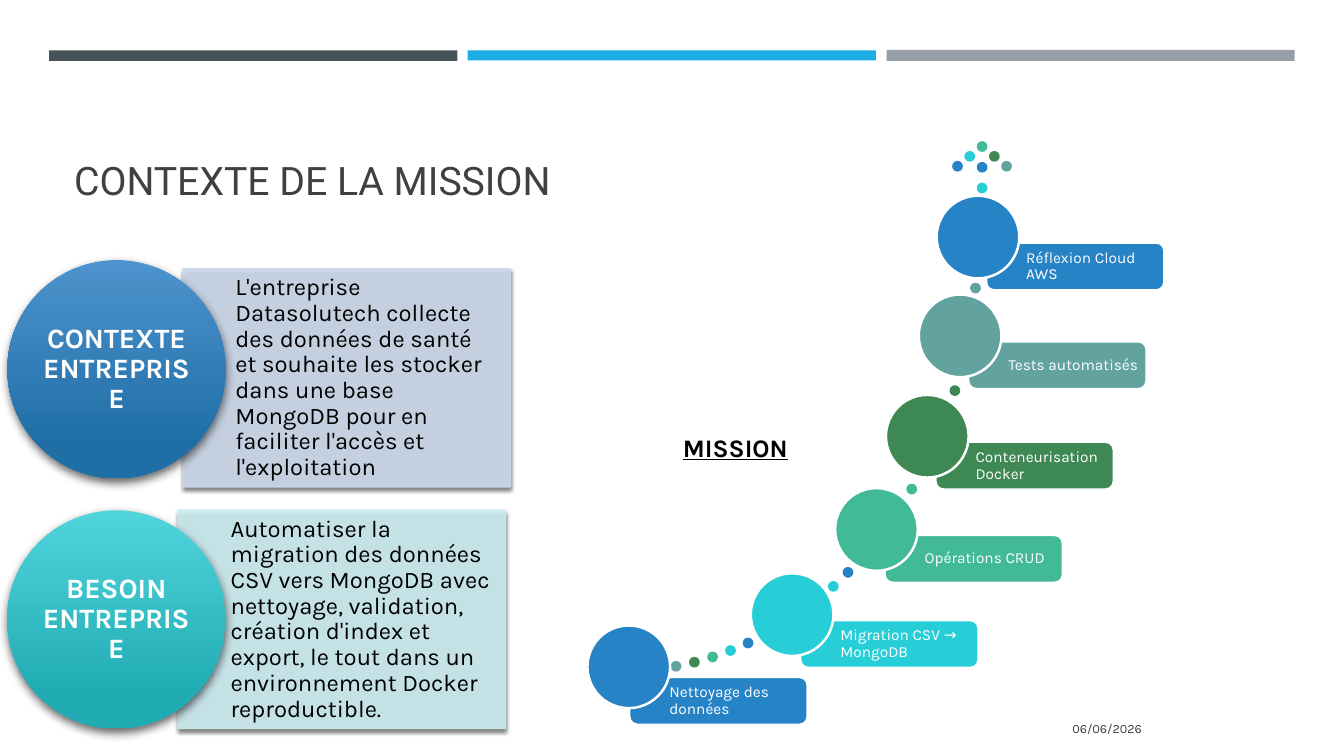
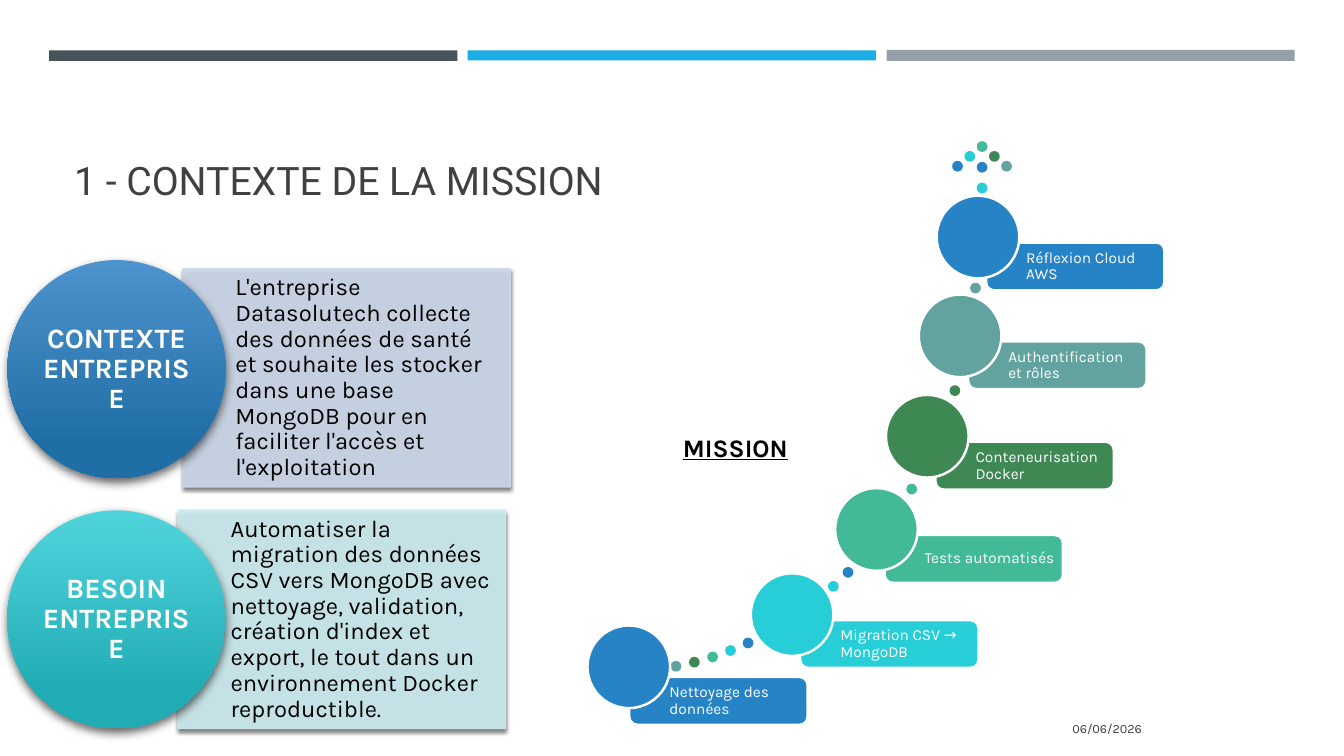
Before and after one commit to Sebules/Project_5_OpenClassrooms_Data_Engineer, a slide deck: slide 3 of ulesie_sebastien_2_presentation_062026.pptx. Drawn at 1344x756 pixels with LibreOffice and Linux fonts; fonts in the diff are those of the drawing. Boxes give left, top, right and bottom in pixels: in the first picture for what was removed or moved away, otherwise in the second. Text is boxed around its words. In the diff, an @@ line names an element or a change of style, - is before the commit and + after.

```diff
--- a/ulesie_sebastien_2_presentation_062026.pptx
+++ b/ulesie_sebastien_2_presentation_062026.pptx
@@ title at box(74, 166, 603, 196): text changed @@
-CONTEXTE DE LA MISSION
+1 - CONTEXTE DE LA MISSION
@@ text added at box(1008, 351, 1123, 378), 11 pt, text #FFFFFF @@
+Authentification et rôles
@@ text "Tests automatisés": place and size @@
-text "Tests automatisés" at box(1008, 358, 1138, 370)
+text "Tests automatisés" at box(925, 551, 1055, 563)
@@ text removed at box(925, 551, 1045, 567) @@
-Opérations CRUD
```
Also in this commit, not shown: 12 other slides changed, 4 other files.
